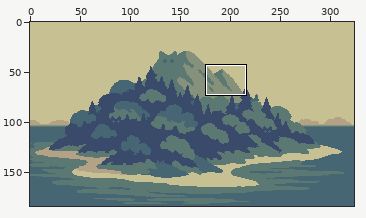
File history of a pixel-art file, assets/sprites/menu.aseprite. Above, an overview of the earlier version with the close-up marked.
Close-up. First the earlier version:
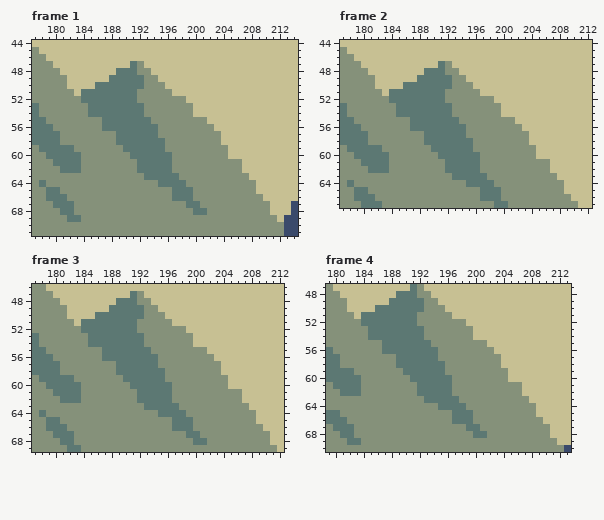
324x184 pixels, 8 frames. Shown: frame 1: x 177..214, y 44..71; frame 2: x 177..212, y 44..67; frame 3: x 177..212, y 46..69; frame 4: x 179..213, y 47..70. The commit also changed other frames or places, which this record leaves out.
Once edited:
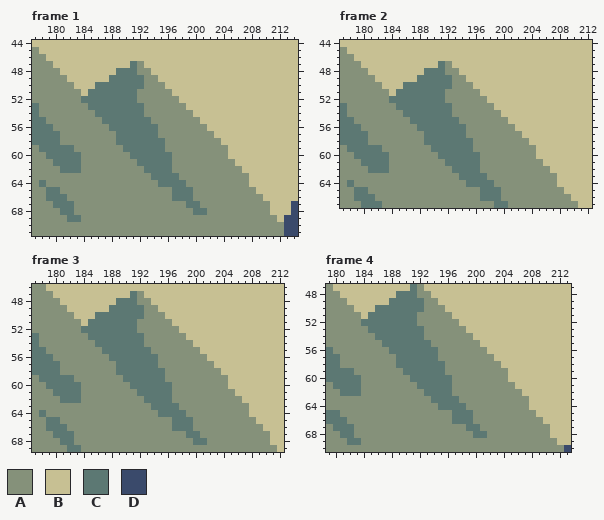
Palette (. is transparent): A #85917a  B #c7c093  C #5c7873  D #3a4a6b
Difference:
layer "sky" added
layer "island" now hidden
layer "island Copy" added
Frame 1:
The edit turns colour B into colour A in row 50 at x 182; in row 51 at x 183.
The edit turns colour C into colour A in row 54 at x 185; in row 56 at x 187; in row 62 at x 192; in row 63 at x 193.
The edit turns colour A into colour B in row 52 at x 198; in row 53 at x 199; in row 55 at x 201; in row 56 at x 202; in row 57 at x 203; in row 61 at x 206.
The edit turns colour A into colour B in row 64 at x 208.
The edit turns colour C into colour B in row 51 at x 184.
Frame 2: the same change as frame 1
Frame 3: the same change as frame 1
Frame 4: the same change as frame 1
